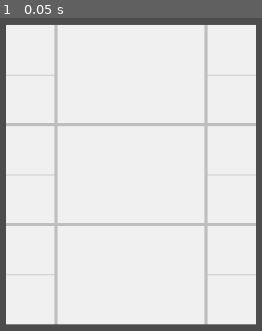
Above: before the commit, frame 1.
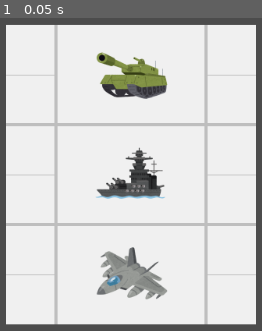
Above: after the commit, the same moment.

Repository: vivisuke/ANAF
Game: Godot game, scene res://MainScene.tscn
Two runs of this game, one before a commit and one after it. Both use one fixed random seed, a clock stepped at 60 frames per second and the inputs below.
Inputs:
- Up to frame 1 (0.05 s): no input

The runs differ from the first frame. In frame 1, 7.0% of the frame differs, in the area x 36-65%, y 10-90%.

Commit message:
0004 ◎ C 10/31 10/31 0.001│ToDo│戦車・戦艦・戦闘機スプライト設置

Diff:
--- a/ANAF/MainScene.tscn
+++ b/ANAF/MainScene.tscn
@@ -8,6 +8,9 @@
 [ext_resource path="res://images/dice_6.png" type="Texture" id=6]
 [ext_resource path="res://images/dice_4.png" type="Texture" id=7]
 [ext_resource path="res://images/dice_5.png" type="Texture" id=8]
+[ext_resource path="res://images/sensya.png" type="Texture" id=9]
+[ext_resource path="res://images/war_senakn_noman.png" type="Texture" id=10]
+[ext_resource path="res://images/sentouki.png" type="Texture" id=11]
 
 [sub_resource type="TileSet" id=1]
 0/name = "dice_1.png 0"
@@ -112,3 +115,15 @@
 [node name="DiceTileMap" type="TileMap" parent="Board"]
 tile_set = SubResource( 1 )
 format = 1
+
+[node name="Sprite1" type="Sprite" parent="Board"]
+position = Vector2( 160, 64 )
+texture = ExtResource( 9 )
+
+[node name="Sprite2" type="Sprite" parent="Board"]
+position = Vector2( 160, 192 )
+texture = ExtResource( 10 )
+
+[node name="Sprite3" type="Sprite" parent="Board"]
+position = Vector2( 160, 320 )
+texture = ExtResource( 11 )
Not shown: 1 places in ANAF/MainScene.tscn that only renumber resources
Not shown, changed: ANAF.spr
